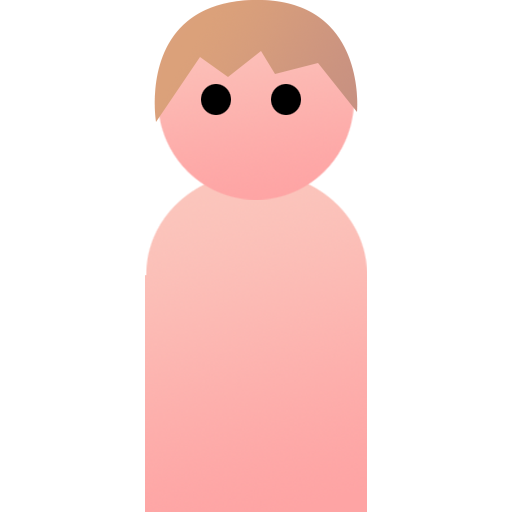
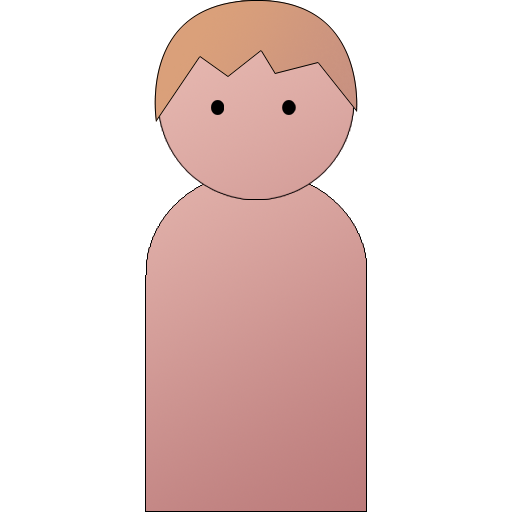
Before/after of a (512, 512) layered artwork. What changed in the layer stack:
added group "Human" with 5 layers over [145, 0, 367, 512]
renamed "Lager 12" to "Hair", moved it into group "Human", painted on it over [154, 0, 358, 122]
renamed "Lager 10 kopiera" to "Right_Eye", moved it into group "Human", painted on it over [271, 84, 301, 115]
renamed "Lager 10" to "Left_Eye", moved it into group "Human", painted on it over [201, 84, 231, 115]
renamed "Lager 8" to "Head", moved it into group "Human", painted on it over [158, 0, 354, 200]
renamed "Lager 9" to "Body", moved it into group "Human", painted on it over [145, 172, 367, 512]
